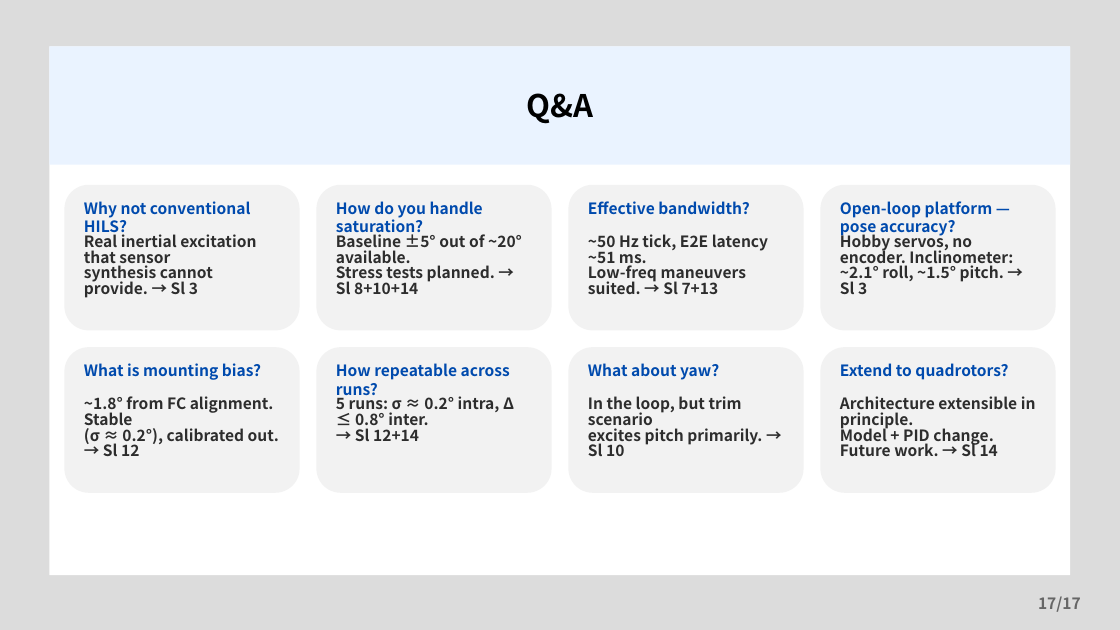
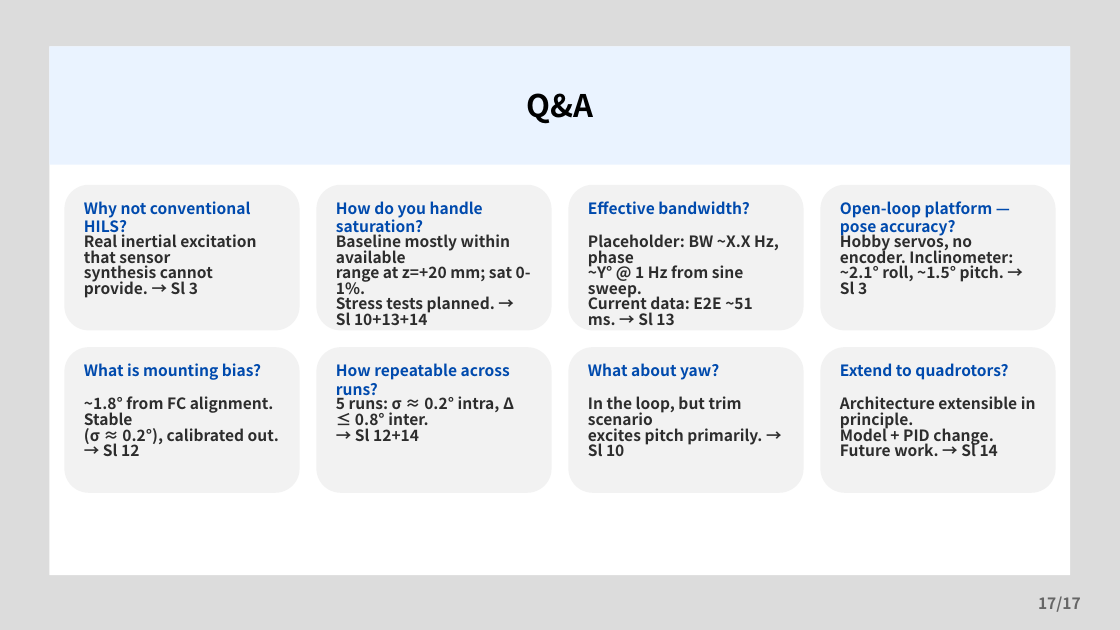
Before and after one commit to banana99ou/Stewart-Platform, a slide deck: slide 17 of presentation/KSAS_Spring2026_Presentation.pptx. Drawn at 1120x630 pixels with LibreOffice and Linux fonts; fonts in the diff are those of the drawing. Boxes give left, top, right and bottom in pixels: in the first picture for what was removed or moved away, otherwise in the second. Text is boxed around its words. In the diff, an @@ line names an element or a change of style, - is before the commit and + after.

```diff
--- a/presentation/KSAS_Spring2026_Presentation.pptx
+++ b/presentation/KSAS_Spring2026_Presentation.pptx
@@ text at <box>336,232,531,325</box>: text changed @@
-Baseline ±5° out of ~20° available.
-Stress tests planned. → Sl 8+10+14
+Baseline mostly within available
+range at z=+20 mm; sat 0-1%.
+Stress tests planned. → Sl 10+13+14
@@ text at <box>588,234,779,325</box>: text changed @@
-~50 Hz tick, E2E latency ~51 ms.
-Low-freq maneuvers suited. → Sl 7+13
+Placeholder: BW ~X.X Hz, phase
+~Y° @ 1 Hz from sine sweep.
+Current data: E2E ~51 ms. → Sl 13
```
Also in this commit, not shown: 11 other slides changed, 1 other file.
